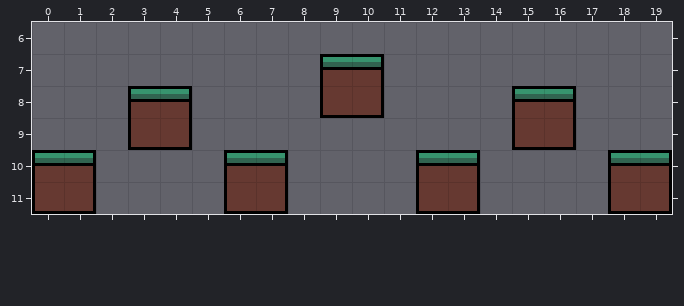
Two versions of a level (Tiled map, maps/0.tmx). Above is the file before it was changed.
Cells are 32x32 px. Shown: x 0..19, y 6..11.
Once edited:
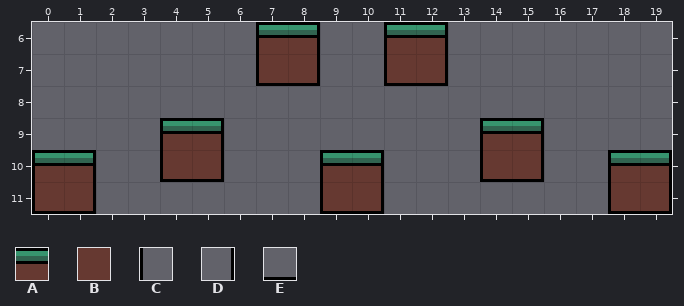
Key: from "1": A 0, B 1, C 2, D 3, E 4.
_ is an empty cell, . an unchanged one.
The edit:
--- layer "base"
@@ x 3..16 @@
- 6 ....__..__....
- 7 ....__AA__....
- 8 AA....BB....AA
- 9 BB_........_BB
-10 .__AA.__.AA__.
-11 ...BB.__.BB...
+ 6 ....AA..AA....
+ 7 ....BB__BB....
+ 8 __....__....__
+ 9 _AA........AA_
+10 .BB__.AA.__BB.
+11 ...__.BB.__...
--- layer "decor0"
@@ x 3..16 @@
- 6 ....__..__....
- 7 ....__CD__....
- 8 CD....CD....CD
- 9 CD_........_CD
-10 .__CD.__.CD__.
-11 ...CD.__.CD...
+ 6 ....CD..CD....
+ 7 ....CD__CD....
+ 8 __....__....__
+ 9 _CD........CD_
+10 .CD__.CD.__CD.
+11 ...__.CD.__...
--- layer "decor1"
@@ x 3..16 @@
- 7 ....__..__....
- 8 ......EE......
- 9 EE..........EE
-10 .__........__.
-11 ...EE.__.EE...
+ 7 ....EE..EE....
+ 8 ......__......
+ 9 __..........__
+10 .EE........EE.
+11 ...__.EE.__...
